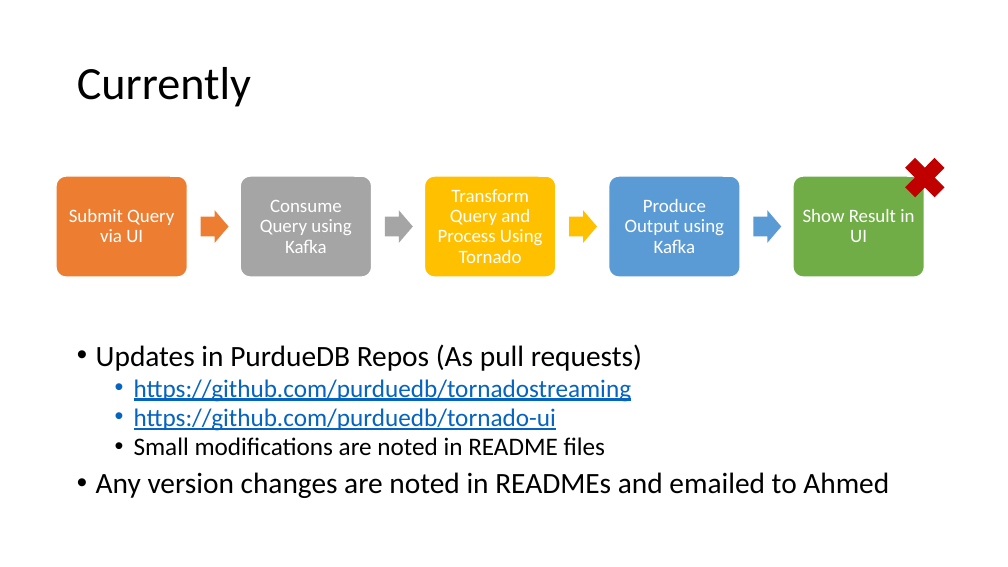
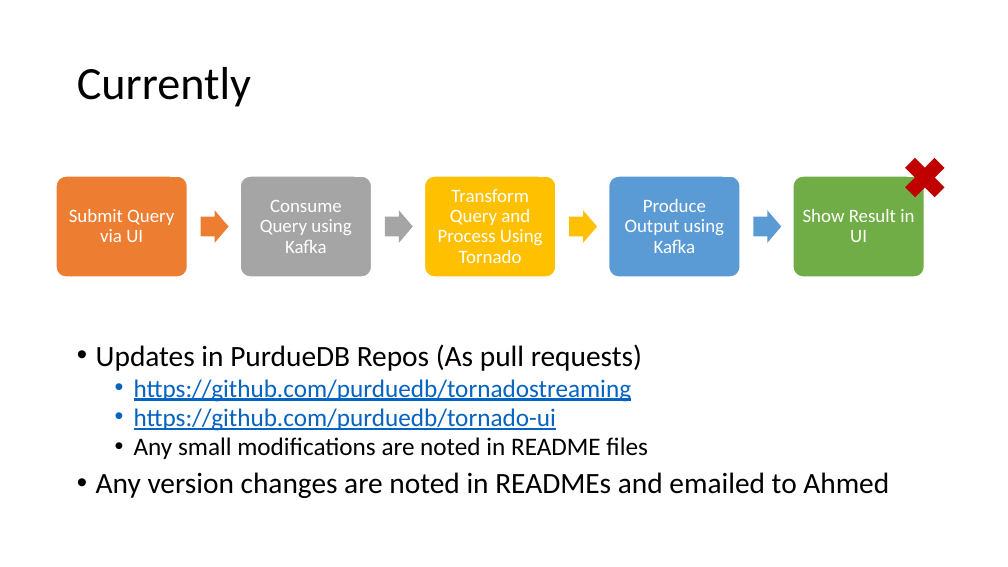
Before and after one commit to PeytonNP/cs490, a slide deck: slide 9 of FinalPresentation.pptx. Drawn at 1008x567 pixels with LibreOffice and Linux fonts; fonts in the diff are those of the drawing. Boxes give left, top, right and bottom in pixels: in the first picture for what was removed or moved away, otherwise in the second. Text is boxed around its words. In the diff, an @@ line names an element or a change of style, - is before the commit and + after.

Commit message:
small changes to ppt

```diff
--- a/FinalPresentation.pptx
+++ b/FinalPresentation.pptx
@@ text at [134, 437, 647, 459]: text changed @@
-  • Small modifications are noted in README files
+  • Any small modifications are noted in README files
```
